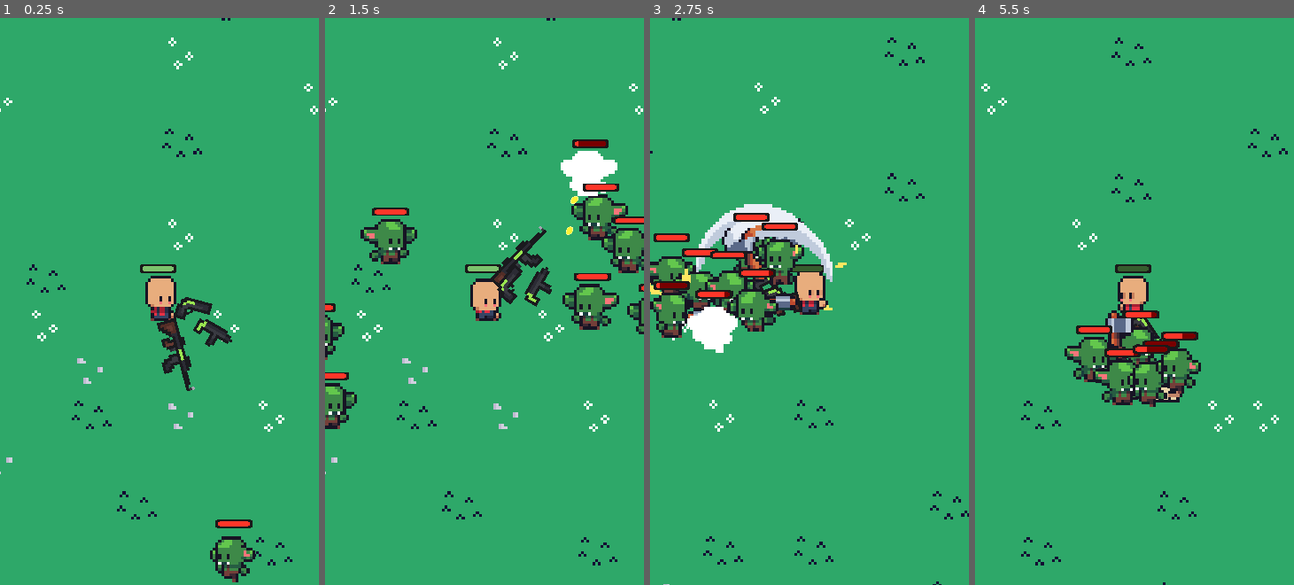
Above: before the commit, frames 1-4 (left to right).
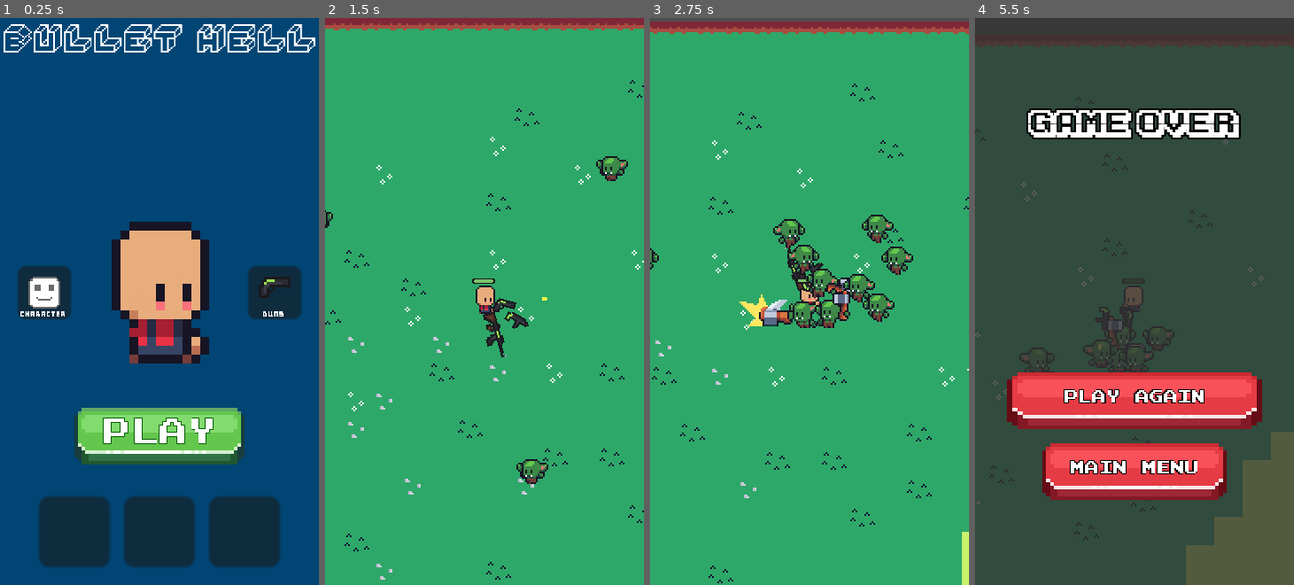
Above: after the commit, the same moments.

Repository: TrojanB/bullet_hell
Game: Godot game, scene res://scenes/menu.tscn
Two runs of this game, one before a commit and one after it. Both use one fixed random seed, a clock stepped at 60 frames per second and the inputs below. Before the commit the project starts from res://scenes/level.tscn.
Inputs (mouse positions are in pixels of both pictures, inside the frame that each line leads up to):
- Up to frame 1 (0.25 s): no input
- Up to frame 2 (1.5 s): click (398, 533) at 0.52 s; click (484, 437) at 1.25 s, where only the run after the commit has a clickable "PLAY"
- Up to frame 3 (2.75 s): hold D (walk_right) from 2.03 s (still down)
- Up to frame 4 (5.5 s): release D (walk_right) at 2.78 s; hold S (walk_down) 2.78-3.53 s; hold D (walk_right) 3.53-4.28 s; hold W (walk_up) 4.28-5.03 s; hold A (walk_left) from 5.03 s (still down)

The runs differ from the first frame. In frame 1, 100% of the frame differs, in the area x 0-100%, y 0-100%; in frame 2, 12%; in frame 3, 15%; in frame 4, 100%.

Commit message:
LESGO

Diff:
--- a/LEVEL_MENAGMENT.gd
+++ b/LEVEL_MENAGMENT.gd
@@ -11,7 +11,6 @@
 @export var player : CharacterBody2D
 
 @onready var enemies_folder = $Enemies
-
 
 signal indicator_disapeared
 
@@ -48,3 +47,8 @@
 	var enemy = Enemies.enemies[int(randf_range(0, Enemies.enemies.size()))].instantiate()
 	enemy.global_position = pos
 	add_child(enemy)
+
+
+
+func _on_player_player_died():
+		pass
--- a/Player/HealthBar.gd
+++ b/Player/HealthBar.gd
@@ -9,6 +9,5 @@
 	value = max_health
 	min_value = 0
 
-
-func _on_player_take_damage(health):
+func _on_player_update_healthbar(health):
 	value = health
--- a/Player/player.gd
+++ b/Player/player.gd
@@ -8,7 +8,12 @@
 @onready var pistol = $Weapons/Pistol
 @onready var health_bar = $HealthBar
 
-signal take_damage
+signal update_healthbar
+signal player_died
+
+func _ready():
+	$GAME_OVER.visible = false
+
 
 func _physics_process(delta):
 	character_direction.x = Input.get_axis("walk_left", "walk_right")
@@ -27,14 +32,14 @@
 		if player_model.animation != "Idle" : player_model.play("Idle")
 	move_and_slide()
 
-
-
 func enemy_attacked(attack: Attack):
 	health -= attack.damage
-	take_damage.emit(health)
-	velocity = (attack.attack_position - global_position).normalized() * attack.knockback_force
-	print(health)
-
+	update_healthbar.emit(health)
+	var knockback_direction = attack.attack_position.direction_to(global_position)
+	var knockback = knockback_direction * attack.knockback_force
+	global_position += knockback
+	if health <= 0:
+		player_died.emit()
 
 func _on_player_hit_area_body_entered(body):
 	if body.has_method("stop_moving"):
@@ -43,3 +48,9 @@
 func _on_player_hit_area_body_exited(body):
 	if body.has_method("start_moving"):
 		body.start_moving()
+
+
+func _on_player_died():
+	$GAME_OVER.visible = true
+	$Camera2D/AnimationPlayer.play("RESET")
+	get_tree().paused = true
--- a/Player/player.tscn
+++ b/Player/player.tscn
@@ -11,6 +11,22 @@
 [ext_resource type="Texture2D" uid="uid://iukeyov7yvo3" path="res://GameSprites/HEALTHBARS/full_health_bar.png" id="9_j0ttj"]
 [ext_resource type="Texture2D" uid="uid://bydoqujch2tmv" path="res://GameSprites/HEALTHBARS/blank_health_bar.png" id="10_n6sn5"]
 [ext_resource type="Script" path="res://Player/HealthBar.gd" id="11_uyx5v"]
+[ext_resource type="PackedScene" uid="uid://78yn13mmrxel" path="res://scenes/game_over.tscn" id="12_yn45q"]
+
+[sub_resource type="Animation" id="Animation_aoqe4"]
+resource_name = "RESET"
+tracks/0/type = "value"
+tracks/0/imported = false
+tracks/0/enabled = true
+tracks/0/path = NodePath(".:position")
+tracks/0/interp = 1
+tracks/0/loop_wrap = true
+tracks/0/keys = {
+"times": PackedFloat32Array(0),
+"transitions": PackedFloat32Array(1),
+"update": 0,
+"values": [Vector2(0, 0)]
+}
 
 [sub_resource type="Animation" id="Animation_7f0tc"]
 resource_name = "camera_shaking"
@@ -31,6 +47,7 @@
 
 [sub_resource type="AnimationLibrary" id="AnimationLibrary_vbg2r"]
 _data = {
+"RESET": SubResource("Animation_aoqe4"),
 "camera_shaking": SubResource("Animation_7f0tc")
 }
 
@@ -174,7 +191,7 @@
 script = ExtResource("1_125yn")
 
 [node name="Camera2D" type="Camera2D" parent="."]
-zoom = Vector2(0.8, 0.8)
+zoom = Vector2(0.5, 0.5)
 script = ExtResource("2_a0r76")
 
 [node name="AnimationPlayer" type="AnimationPlayer" parent="Camera2D"]
@@ -233,7 +250,15 @@
 [node name="Spawn_Point_2" type="Marker2D" parent="Spawn_Area"]
 position = Vector2(230, 190)
 
-[connection signal="take_damage" from="." to="HealthBar" method="_on_player_take_damage"]
+[node name="GAME_OVER" parent="." instance=ExtResource("12_yn45q")]
+z_index = 3
+custom_minimum_size = Vector2(90, 160)
+offset_left = -90.0
+offset_top = -160.0
+scale = Vector2(2, 2)
+
+[connection signal="player_died" from="." to="." method="_on_player_died"]
+[connection signal="update_healthbar" from="." to="HealthBar" method="_on_player_update_healthbar"]
 [connection signal="animation_finished" from="Camera2D/AnimationPlayer" to="Camera2D" method="_on_animation_player_animation_finished"]
 [connection signal="body_entered" from="PlayerHitArea" to="." method="_on_player_hit_area_body_entered"]
 [connection signal="body_exited" from="PlayerHitArea" to="." method="_on_player_hit_area_body_exited"]
--- /dev/null
+++ b/Themes/play_btn.tres
@@ -0,0 +1,28 @@
+[gd_resource type="Theme" load_steps=8 format=3 uid="uid://ky5myamsyvlm"]
+
+[ext_resource type="FontFile" uid="uid://t7vnh0padj13" path="res://Fonts/prstart.ttf" id="1_e0a7g"]
+[ext_resource type="Texture2D" uid="uid://lk7fgpsoqo30" path="res://GameSprites/BUTTONS/[4] Green/[3] Hover.png" id="2_clk3r"]
+[ext_resource type="Texture2D" uid="uid://ch776x4p16kc8" path="res://GameSprites/BUTTONS/[4] Green/[1] Normal.png" id="3_owt25"]
+[ext_resource type="Texture2D" uid="uid://b3opbgnakwtmu" path="res://GameSprites/BUTTONS/[4] Green/[2] Clicked.png" id="4_enywd"]
+
+[sub_resource type="StyleBoxTexture" id="StyleBoxTexture_o28ox"]
+content_margin_bottom = 2.0
+texture = ExtResource("2_clk3r")
+
+[sub_resource type="StyleBoxTexture" id="StyleBoxTexture_bot5i"]
+content_margin_bottom = 2.0
+texture = ExtResource("3_owt25")
+
+[sub_resource type="StyleBoxTexture" id="StyleBoxTexture_wpbwn"]
+content_margin_bottom = 0.0
+texture = ExtResource("4_enywd")
+
+[resource]
+Button/colors/font_color = Color(1, 1, 1, 1)
+Button/colors/font_outline_color = Color(0.0141399, 0.364026, 4.81308e-08, 1)
+Button/constants/outline_size = 1
+Button/font_sizes/font_size = 8
+Button/fonts/font = ExtResource("1_e0a7g")
+Button/styles/hover = SubResource("StyleBoxTexture_o28ox")
+Button/styles/normal = SubResource("StyleBoxTexture_bot5i")
+Button/styles/pressed = SubResource("StyleBoxTexture_wpbwn")
--- a/enemies/BaseEnemy/GOBLIN.tscn
+++ b/enemies/BaseEnemy/GOBLIN.tscn
@@ -1,11 +1,9 @@
-[gd_scene load_steps=39 format=3 uid="uid://bysk7qrpkigwn"]
+[gd_scene load_steps=37 format=3 uid="uid://bysk7qrpkigwn"]
 
 [ext_resource type="Script" path="res://enemies/BaseEnemy/enemy.gd" id="1_l3ovt"]
 [ext_resource type="Shader" path="res://enemy.gdshader" id="2_0b7ri"]
 [ext_resource type="Texture2D" uid="uid://dtwj8uhxqll7m" path="res://enemies/EnemiesSprites/GOBLIN/spr_run_strip8.png" id="3_io5f0"]
-[ext_resource type="Texture2D" uid="uid://iukeyov7yvo3" path="res://GameSprites/HEALTHBARS/full_health_bar.png" id="4_twf4k"]
 [ext_resource type="Texture2D" uid="uid://c6g716y6c8lx2" path="res://enemies/EnemiesSprites/GOBLIN/spr_axe_strip10.png" id="5_2tjgs"]
-[ext_resource type="Texture2D" uid="uid://bydoqujch2tmv" path="res://GameSprites/HEALTHBARS/blank_health_bar.png" id="5_jtj33"]
 [ext_resource type="Script" path="res://enemies/BaseEnemy/EnemyHealthBarScript.gd" id="6_mhyje"]
 [ext_resource type="Texture2D" uid="uid://dsr8rylfsv4bp" path="res://enemies/EnemiesSprites/GOBLIN/spr_death_strip13.png" id="6_snl2s"]
 
@@ -245,9 +243,6 @@
 offset_bottom = -8.0
 scale = Vector2(0.5, 0.3)
 value = 30.0
-texture_under = ExtResource("4_twf4k")
-texture_over = ExtResource("5_jtj33")
-texture_progress = ExtResource("4_twf4k")
 tint_under = Color(0.474797, 8.48304e-07, 2.40654e-07, 1)
 tint_over = Color(0.103744, 0.103744, 0.103744, 1)
 tint_progress = Color(1, 0.21268, 0.159696, 1)
--- a/enemies/BaseEnemy/SKELETON.tscn
+++ b/enemies/BaseEnemy/SKELETON.tscn
@@ -1,8 +1,6 @@
-[gd_scene load_steps=37 format=3 uid="uid://bohlagt34rexl"]
+[gd_scene load_steps=35 format=3 uid="uid://bohlagt34rexl"]
 
 [ext_resource type="Script" path="res://enemies/BaseEnemy/enemy.gd" id="1_vw1k3"]
-[ext_resource type="Texture2D" uid="uid://iukeyov7yvo3" path="res://GameSprites/HEALTHBARS/full_health_bar.png" id="2_pn2g6"]
-[ext_resource type="Texture2D" uid="uid://bydoqujch2tmv" path="res://GameSprites/HEALTHBARS/blank_health_bar.png" id="3_bsyu6"]
 [ext_resource type="Script" path="res://enemies/BaseEnemy/EnemyHealthBarScript.gd" id="4_j4rdi"]
 [ext_resource type="Shader" path="res://enemy.gdshader" id="5_cfy8j"]
 [ext_resource type="Texture2D" uid="uid://csdwyp076s6f0" path="res://enemies/EnemiesSprites/SKELETON/skeleton_attack_strip7.png" id="6_e1u1k"]
@@ -231,9 +229,6 @@
 offset_bottom = -8.0
 scale = Vector2(0.5, 0.3)
 value = 30.0
-texture_under = ExtResource("2_pn2g6")
-texture_over = ExtResource("3_bsyu6")
-texture_progress = ExtResource("2_pn2g6")
 tint_under = Color(0.474797, 8.48304e-07, 2.40654e-07, 1)
 tint_over = Color(0.103744, 0.103744, 0.103744, 1)
 tint_progress = Color(1, 0.21268, 0.159696, 1)
--- a/enemies/BaseEnemy/enemy.gd
+++ b/enemies/BaseEnemy/enemy.gd
@@ -4,7 +4,7 @@
 @export var speed : float = 50
 @export var health :float = 50
 @export var attack_damage : float = 20
-@export var knockback_force : float = 100
+@export var knockback_force : float = 5
 @export var attack_delay : float = 2
 
 #player reference
@@ -67,7 +67,7 @@
 		collision_layer = 0
 		collision_mask = 0
 		enemy_sprite.play("dying")
-	var knockback_direction = attack.attack_position.direction_to(self.global_position)
+	var knockback_direction = attack.attack_position.direction_to(global_position)
 	var knockback = knockback_direction * attack.knockback_force
 	global_position += knockback
 
--- a/project.godot
+++ b/project.godot
@@ -11,7 +11,7 @@
 [application]
 
 config/name="mobileProject"
-run/main_scene="res://scenes/level.tscn"
+run/main_scene="res://scenes/menu.tscn"
 config/features=PackedStringArray("4.2", "Mobile")
 
 [autoload]
@@ -49,6 +49,10 @@
 ]
 }
 
+[input_devices]
+
+pointing/emulate_touch_from_mouse=true
+
 [rendering]
 
 textures/canvas_textures/default_texture_filter=0
--- /dev/null
+++ b/scenes/game_over.tscn
@@ -0,0 +1,92 @@
+[gd_scene load_steps=9 format=3 uid="uid://78yn13mmrxel"]
+
+[ext_resource type="FontFile" uid="uid://dlgaprnvgnphb" path="res://Fonts/ka1.ttf" id="1_fwdll"]
+[ext_resource type="Theme" uid="uid://ky5myamsyvlm" path="res://Themes/play_btn.tres" id="2_t8e1f"]
+[ext_resource type="Texture2D" uid="uid://bxt3jj0ma6yqe" path="res://GameSprites/BUTTONS/[2] Red/[1] Normal.png" id="3_647gr"]
+[ext_resource type="Texture2D" uid="uid://irvc1gsfvxiy" path="res://GameSprites/BUTTONS/[2] Red/[3] Hover.png" id="4_1l827"]
+[ext_resource type="Texture2D" uid="uid://brq3t85m3ejyr" path="res://GameSprites/BUTTONS/[2] Red/[2] Clicked.png" id="5_gj8gn"]
+
+[sub_resource type="StyleBoxTexture" id="StyleBoxTexture_b5lfm"]
+content_margin_bottom = 2.0
+texture = ExtResource("3_647gr")
+
+[sub_resource type="StyleBoxTexture" id="StyleBoxTexture_q3yly"]
+content_margin_bottom = 2.0
+texture = ExtResource("4_1l827")
+
+[sub_resource type="StyleBoxTexture" id="StyleBoxTexture_oxg03"]
+content_margin_bottom = 0.0
+texture = ExtResource("5_gj8gn")
+
+[node name="GAME_OVER" type="Control"]
+layout_mode = 3
+anchors_preset = 15
+anchor_right = 1.0
+anchor_bottom = 1.0
+grow_horizontal = 2
+grow_vertical = 2
+
+[node name="ColorRect" type="ColorRect" parent="."]
+self_modulate = Color(0.196078, 0.196078, 0.196078, 0.784314)
+layout_mode = 1
+anchors_preset = 15
+anchor_right = 1.0
+anchor_bottom = 1.0
+grow_horizontal = 2
+grow_vertical = 2
+
+[node name="Label" type="Label" parent="ColorRect"]
+layout_mode = 1
+anchors_preset = 10
+anchor_right = 1.0
+offset_top = 25.0
+offset_bottom = 35.0
+grow_horizontal = 2
+theme_override_colors/font_outline_color = Color(0, 0, 0, 1)
+theme_override_constants/outline_size = 2
+theme_override_fonts/font = ExtResource("1_fwdll")
+theme_override_font_sizes/font_size = 8
+text = "GAME OVER"
+horizontal_alignment = 1
+
+[node name="Play_Again_Button" type="Button" parent="ColorRect"]
+layout_mode = 1
+anchors_preset = 7
+anchor_left = 0.5
+anchor_top = 1.0
+anchor_right = 0.5
+anchor_bottom = 1.0
+offset_left = -36.0
+offset_top = -60.0
+offset_right = 36.0
+offset_bottom = -44.0
+grow_horizontal = 2
+grow_vertical = 0
+theme = ExtResource("2_t8e1f")
+theme_override_colors/font_outline_color = Color(0, 0, 0, 1)
+theme_override_font_sizes/font_size = 4
+theme_override_styles/normal = SubResource("StyleBoxTexture_b5lfm")
+theme_override_styles/hover = SubResource("StyleBoxTexture_q3yly")
+theme_override_styles/pressed = SubResource("StyleBoxTexture_oxg03")
+text = "PLAY AGAIN"
+
+[node name="Main_Menu_Button" type="Button" parent="ColorRect"]
+layout_mode = 1
+anchors_preset = 7
+anchor_left = 0.5
+anchor_top = 1.0
+anchor_right = 0.5
+anchor_bottom = 1.0
+offset_left = -26.0
+offset_top = -40.0
+offset_right = 26.0
+offset_bottom = -24.0
+grow_horizontal = 2
+grow_vertical = 0
+theme = ExtResource("2_t8e1f")
+theme_override_colors/font_outline_color = Color(0, 0, 0, 1)
+theme_override_font_sizes/font_size = 4
+theme_override_styles/normal = SubResource("StyleBoxTexture_b5lfm")
+theme_override_styles/hover = SubResource("StyleBoxTexture_q3yly")
+theme_override_styles/pressed = SubResource("StyleBoxTexture_oxg03")
+text = "MAIN MENU"
--- a/scenes/level.tscn
+++ b/scenes/level.tscn
@@ -5410,3 +5410,4 @@
 
 [connection signal="timeout" from="Spawn_Delay" to="." method="_on_spawn_timer_timeout"]
 [connection signal="timeout" from="Spawn_Indicator_Delay" to="." method="_on_spawn_indicator_delay_timeout"]
+[connection signal="player_died" from="Player" to="." method="_on_player_player_died"]
--- /dev/null
+++ b/scenes/level_selection.tscn
@@ -0,0 +1,59 @@
+[gd_scene load_steps=4 format=3 uid="uid://by2v5b3aae5sw"]
+
+[ext_resource type="PackedScene" uid="uid://qs3wmsh44i4a" path="res://scenes/level_slot.tscn" id="1_2j8wu"]
+
+[sub_resource type="StyleBoxFlat" id="StyleBoxFlat_ll38d"]
+bg_color = Color(0.431373, 0.623529, 0.780392, 1)
+
+[sub_resource type="Theme" id="Theme_6pg6c"]
+Panel/styles/panel = SubResource("StyleBoxFlat_ll38d")
+
+[node name="Level_Selection" type="Control"]
+layout_mode = 3
+anchors_preset = 15
+anchor_right = 1.0
+anchor_bottom = 1.0
+grow_horizontal = 2
+grow_vertical = 2
+
+[node name="Panel" type="Panel" parent="."]
+layout_mode = 1
+anchors_preset = 15
+anchor_right = 1.0
+anchor_bottom = 1.0
+grow_horizontal = 2
+grow_vertical = 2
+theme = SubResource("Theme_6pg6c")
+
+[node name="ScrollContainer" type="ScrollContainer" parent="Panel"]
+layout_mode = 1
+anchors_preset = 15
+anchor_right = 1.0
+anchor_bottom = 1.0
+grow_horizontal = 2
+grow_vertical = 2
+horizontal_scroll_mode = 3
+vertical_scroll_mode = 0
+
+[node name="HBoxContainer" type="HBoxContainer" parent="Panel/ScrollContainer"]
+layout_mode = 2
+size_flags_horizontal = 3
+size_flags_vertical = 3
+theme_override_constants/separation = 5
+
+[node name="AspectRatioContainer" type="AspectRatioContainer" parent="Panel/ScrollContainer/HBoxContainer"]
+layout_mode = 2
+
+[node name="Level_Slot" parent="Panel/ScrollContainer/HBoxContainer/AspectRatioContainer" instance=ExtResource("1_2j8wu")]
+layout_mode = 2
+size_flags_horizontal = 4
+size_flags_vertical = 4
+
+[node name="Level_Slot2" parent="Panel/ScrollContainer/HBoxContainer/AspectRatioContainer" instance=ExtResource("1_2j8wu")]
+layout_mode = 2
+
+[node name="Level_Slot3" parent="Panel/ScrollContainer/HBoxContainer/AspectRatioContainer" instance=ExtResource("1_2j8wu")]
+layout_mode = 2
+
+[node name="Level_Slot4" parent="Panel/ScrollContainer/HBoxContainer/AspectRatioContainer" instance=ExtResource("1_2j8wu")]
+layout_mode = 2
--- /dev/null
+++ b/scenes/level_slot.tscn
@@ -0,0 +1,79 @@
+[gd_scene load_steps=5 format=3 uid="uid://qs3wmsh44i4a"]
+
+[ext_resource type="Texture2D" uid="uid://bd6gpeapl1e8s" path="res://GameSprites/SPAWN_INDICATORS/X.png" id="1_q5wpo"]
+[ext_resource type="Theme" uid="uid://ky5myamsyvlm" path="res://Themes/play_btn.tres" id="2_7l1tc"]
+
+[sub_resource type="StyleBoxFlat" id="StyleBoxFlat_3jw2o"]
+bg_color = Color(0.196078, 0.196078, 0.196078, 0.882353)
+border_width_left = 4
+border_width_top = 4
+border_width_right = 4
+border_width_bottom = 4
+border_color = Color(0.321569, 0.752941, 0.376471, 1)
+corner_radius_top_left = 10
+corner_radius_top_right = 10
+corner_radius_bottom_right = 10
+corner_radius_bottom_left = 10
+
+[sub_resource type="Theme" id="Theme_44h0a"]
+Panel/styles/panel = SubResource("StyleBoxFlat_3jw2o")
+
+[node name="Level_Slot" type="Control"]
+z_index = 2
+custom_minimum_size = Vector2(90, 160)
+layout_mode = 3
+anchors_preset = 15
+anchor_right = 1.0
+anchor_bottom = 1.0
+grow_horizontal = 2
+grow_vertical = 2
+
+[node name="Panel" type="Panel" parent="."]
+layout_mode = 1
+anchors_preset = 15
+anchor_right = 1.0
+anchor_bottom = 1.0
+grow_horizontal = 2
+grow_vertical = 2
+theme = SubResource("Theme_44h0a")
+
+[node name="Level_Name" type="Label" parent="Panel"]
+layout_mode = 1
+anchors_preset = 10
+anchor_right = 1.0
+offset_top = 10.0
+offset_bottom = 33.0
+grow_horizontal = 2
+text = "LEVEL 1"
+horizontal_alignment = 1
+
+[node name="Level_Image" type="TextureRect" parent="Panel"]
+layout_mode = 1
+anchors_preset = 8
+anchor_left = 0.5
+anchor_top = 0.5
+anchor_right = 0.5
+anchor_bottom = 0.5
+offset_left = -35.0
+offset_top = -35.0
+offset_right = 35.0
+offset_bottom = 35.0
+grow_horizontal = 2
+grow_vertical = 2
+texture = ExtResource("1_q5wpo")
+
+[node name="Button" type="Button" parent="Panel"]
+layout_mode = 1
+anchors_preset = 7
+anchor_left = 0.5
+anchor_top = 1.0
+anchor_right = 0.5
+anchor_bottom = 1.0
+offset_left = -24.0
+offset_top = -30.0
+offset_right = 24.0
+offset_bottom = -14.0
+grow_horizontal = 2
+grow_vertical = 0
+theme = ExtResource("2_7l1tc")
+text = "PLAY"
--- /dev/null
+++ b/scenes/menu.gd
@@ -0,0 +1,8 @@
+extends Control
+
+@onready var play_button = $Background/PlayButton
+@onready var weapons_button = $Background/WeaponsButton
+@onready var customize_button = $Background/CustomizeButton
+
+func _on_play_button_button_up():
+	get_tree().change_scene_to_file("res://scenes/level.tscn")
--- a/scenes/menu.tscn
+++ b/scenes/menu.tscn
@@ -1,39 +1,15 @@
-[gd_scene load_steps=25 format=3 uid="uid://d0m8jr5qmepo7"]
+[gd_scene load_steps=19 format=3 uid="uid://d0m8jr5qmepo7"]
 
 [ext_resource type="FontFile" uid="uid://dxf0rvegqcyfs" path="res://Fonts/BULKYPIX.TTF" id="1_mxrkb"]
 [ext_resource type="FontFile" uid="uid://lo56ky08qfev" path="res://Fonts/3D-Thirteen-Pixel-Fonts.ttf" id="1_w55dg"]
+[ext_resource type="Script" path="res://scenes/menu.gd" id="1_yoac7"]
 [ext_resource type="Texture2D" uid="uid://cfbko7532f1kg" path="res://Player/PlayerSprites/IDLE/character_icon.png" id="2_bf3lv"]
 [ext_resource type="Texture2D" uid="uid://bgc0t56l24g6l" path="res://Player/PlayerSprites/IDLE/base_idle_strip9.png" id="2_qnokc"]
-[ext_resource type="FontFile" uid="uid://t7vnh0padj13" path="res://Fonts/prstart.ttf" id="4_cktcq"]
+[ext_resource type="Theme" uid="uid://ky5myamsyvlm" path="res://Themes/play_btn.tres" id="3_7yabw"]
 [ext_resource type="Texture2D" uid="uid://h27x30xavl11" path="res://GunsSprites/PISTOL.png" id="4_kxjkn"]
-[ext_resource type="Texture2D" uid="uid://lk7fgpsoqo30" path="res://GameSprites/BUTTONS/[4] Green/[3] Hover.png" id="5_3n3o4"]
-[ext_resource type="Texture2D" uid="uid://ch776x4p16kc8" path="res://GameSprites/BUTTONS/[4] Green/[1] Normal.png" id="5_gsduo"]
-[ext_resource type="Texture2D" uid="uid://b3opbgnakwtmu" path="res://GameSprites/BUTTONS/[4] Green/[2] Clicked.png" id="7_2n8y8"]
 
 [sub_resource type="Theme" id="Theme_3r48t"]
 Button/font_sizes/font_size = 8
-
-[sub_resource type="StyleBoxTexture" id="StyleBoxTexture_o28ox"]
-content_margin_bottom = 2.0
-texture = ExtResource("5_3n3o4")
-
-[sub_resource type="StyleBoxTexture" id="StyleBoxTexture_bot5i"]
-content_margin_bottom = 2.0
-texture = ExtResource("5_gsduo")
-
-[sub_resource type="StyleBoxTexture" id="StyleBoxTexture_wpbwn"]
-content_margin_bottom = 0.0
-texture = ExtResource("7_2n8y8")
-
-[sub_resource type="Theme" id="Theme_tct8c"]
-Button/colors/font_color = Color(1, 1, 1, 1)
-Button/colors/font_outline_color = Color(0.0141399, 0.364026, 4.81308e-08, 1)
-Button/constants/outline_size = 1
-Button/font_sizes/font_size = 8
-Button/fonts/font = ExtResource("4_cktcq")
-Button/styles/hover = SubResource("StyleBoxTexture_o28ox")
-Button/styles/normal = SubResource("StyleBoxTexture_bot5i")
-Button/styles/pressed = SubResource("StyleBoxTexture_wpbwn")
 
 [sub_resource type="AtlasTexture" id="AtlasTexture_cc4h6"]
 atlas = ExtResource("2_qnokc")
@@ -113,15 +89,17 @@
 anchor_bottom = 1.0
 grow_horizontal = 2
 grow_vertical = 2
+script = ExtResource("1_yoac7")
 
 [node name="Background" type="ColorRect" parent="."]
+z_index = -1
 layout_mode = 1
 anchors_preset = 15
 anchor_right = 1.0
 anchor_bottom = 1.0
 grow_horizontal = 2
 grow_vertical = 2
-color = Color(0, 0.269847, 0.455758, 1)
+color = Color(0, 0.270588, 0.454902, 1)
 
 [node name="TITLE" type="Label" parent="Background"]
 layout_mode = 0
@@ -131,6 +109,23 @@
 theme_override_fonts/font = ExtResource("1_w55dg")
 text = "BULLET HELL"
 horizontal_alignment = 1
+
+[node name="PlayButton" type="Button" parent="Background"]
+layout_mode = 1
+anchors_preset = 7
+anchor_left = 0.5
+anchor_top = 1.0
+anchor_right = 0.5
+anchor_bottom = 1.0
+offset_left = -24.0
+offset_top = -50.0
+offset_right = 24.0
+offset_bottom = -34.0
+grow_horizontal = 2
+grow_vertical = 0
+theme = ExtResource("3_7yabw")
+text = "PLAY
+"
 
 [node name="CustomizeButton" type="Button" parent="Background"]
 custom_minimum_size = Vector2(20, 20)
@@ -210,23 +205,6 @@
 "
 horizontal_alignment = 1
 
-[node name="PlayButton" type="Button" parent="Background"]
-layout_mode = 1
-anchors_preset = 7
-anchor_left = 0.5
-anchor_top = 1.0
-anchor_right = 0.5
-anchor_bottom = 1.0
-offset_left = -24.0
-offset_top = -50.0
-offset_right = 24.0
-offset_bottom = -34.0
-grow_horizontal = 2
-grow_vertical = 0
-theme = SubResource("Theme_tct8c")
-text = "PLAY
-"
-
 [node name="BottomButtons" type="HBoxContainer" parent="Background"]
 z_index = 1
 layout_mode = 1
@@ -256,9 +234,10 @@
 layout_mode = 2
 
 [node name="Player" type="AnimatedSprite2D" parent="."]
-z_index = 1
 position = Vector2(44, 80)
 scale = Vector2(2.5, 2.5)
 sprite_frames = SubResource("SpriteFrames_f2wm1")
 animation = &"idle"
 autoplay = "idle"
+
+[connection signal="button_up" from="Background/PlayButton" to="." method="_on_play_button_button_up"]
Not shown: 1 places in Player/player.tscn that only renumber resources
Not shown, added: Player/plaA32.tmp
